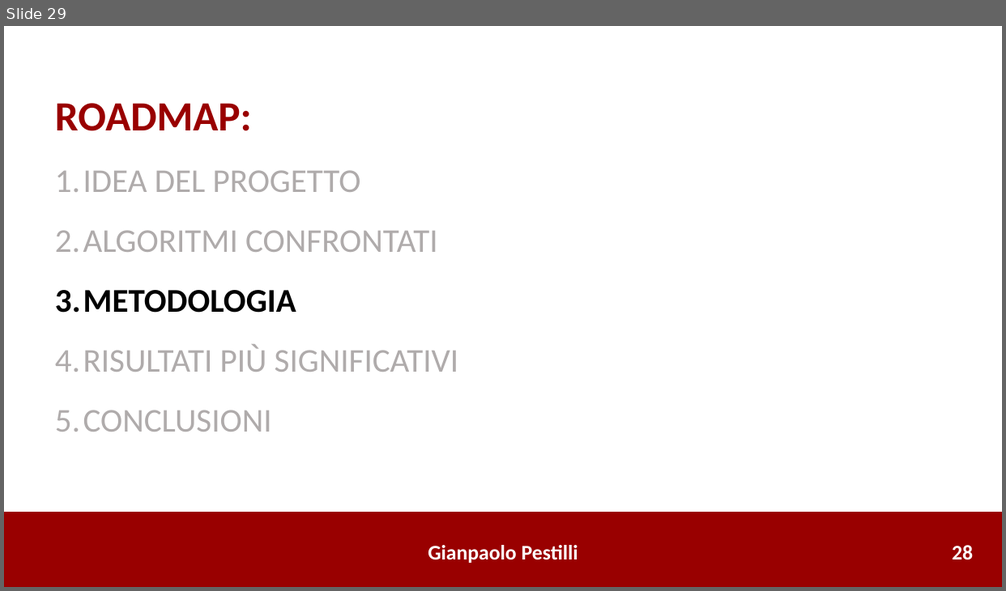
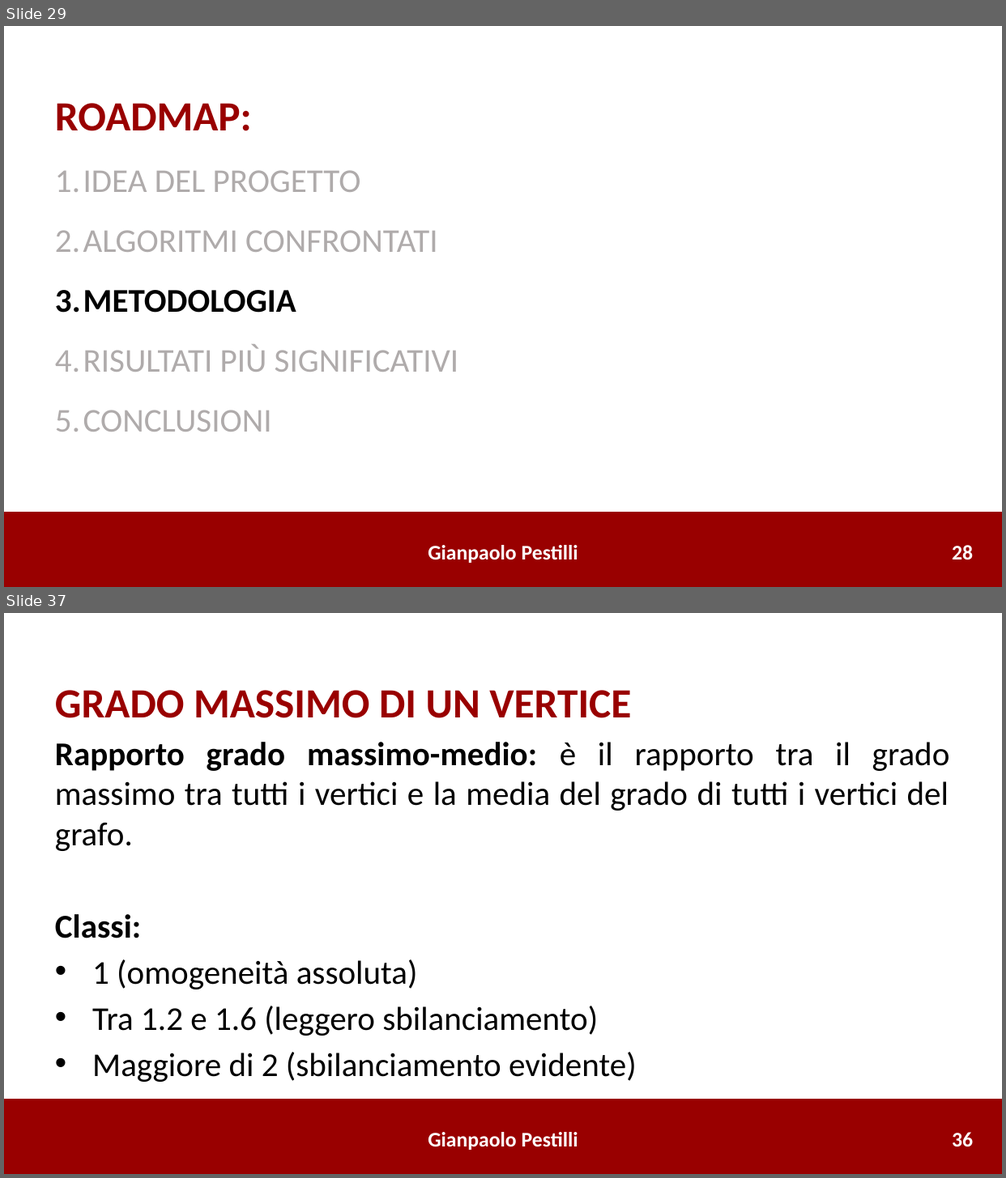
Before and after one commit to gianpaolo-pestilli/amod_project, a slide deck: Risultati_0386492.pptx. Shown one above the other, each under a label of ours: slide 29 before the commit, slides 29 and 37 after it; the slides between them are not shown. The pictures are 1006x591 and 1006x1178 pixels, drawn with LibreOffice and Linux fonts; fonts in the diff are those of the drawing. Boxes give left, top, right and bottom in pixels: in the first picture for what was removed or moved away, otherwise in the second. Text is boxed around its words. In the diff, an @@ line names an element or a change of style, - is before the commit and + after.

```diff
--- a/Risultati_0386492.pptx
+++ b/Risultati_0386492.pptx
@@ slide 37 added at bbox=[4, 613, 1002, 1174], background #FFFFFF @@
@@ text added at bbox=[55, 690, 950, 1082], 32 pt, text #000000 @@
+GRADO MASSIMO DI UN VERTICE
+Rapporto grado massimo-medio: è il rapporto tra il grado massimo tra tutti i vertici e la media del grado di tutti i vertici del grafo.
+Classi:
+• 1 (omogeneità assoluta)
+• Tra 1.2 e 1.6 (leggero sbilanciamento)
+• Maggiore di 2 (sbilanciamento evidente)
@@ rectangle added at bbox=[4, 1099, 1002, 1174], fill #990000, outline #990000 1 pt @@
@@ text added at bbox=[428, 1132, 578, 1150], 20 pt, text #FFFFFF, bold @@
+Gianpaolo Pestilli
@@ text added at bbox=[952, 1132, 973, 1148], 20 pt, text #FFFFFF, bold @@
+36
```
Also in this commit, not shown: 30 other slides added, 3 other files.
